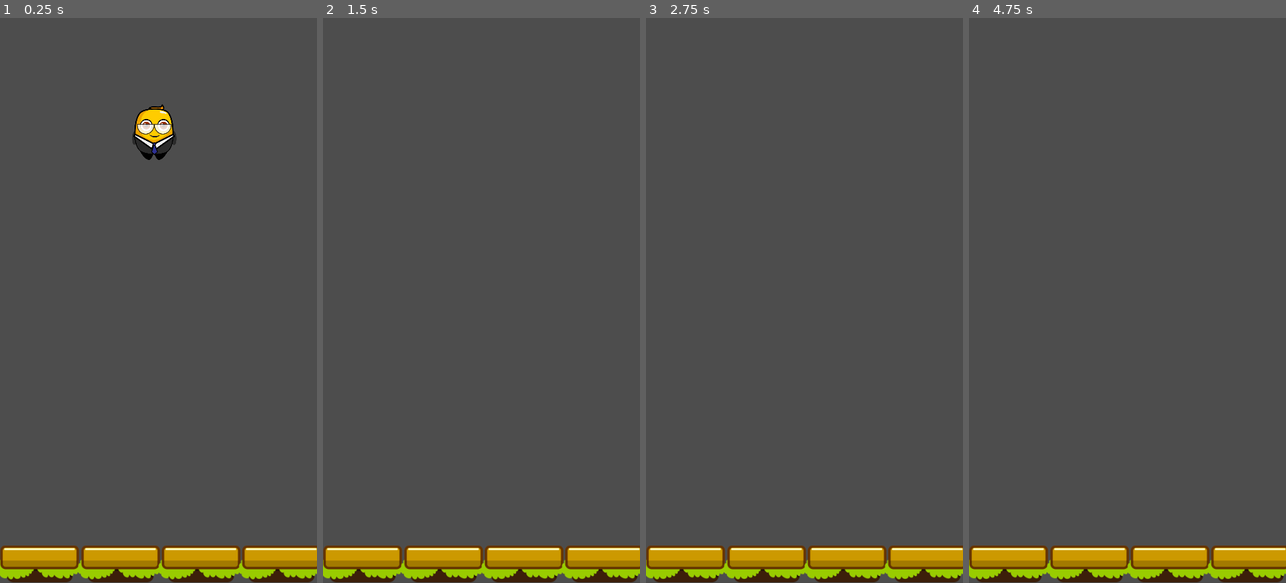
Above: before the commit, frames 1-4 (left to right).
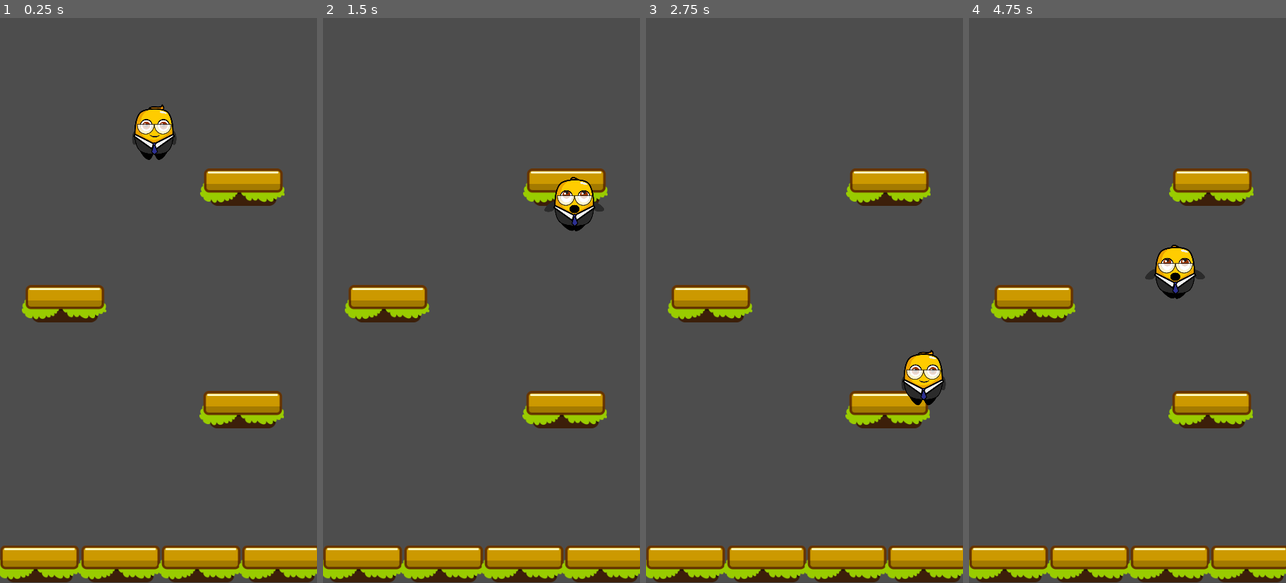
Above: after the commit, the same moments.

Repository: BlurryGames/JumperJam
Game: Godot game, scene res://scenes/main.tscn
The game is run twice, just before and just after one commit, with the same random seed, the same clock (stepped at 60 frames per second) and the same inputs. The project has no main scene, so this scene is started directly.
Inputs:
- Up to frame 1 (0.25 s): no input
- Up to frame 2 (1.5 s): hold D (MoveRight) 0.53-1.28 s; hold A (MoveLeft) from 1.28 s (still down)
- Up to frame 3 (2.75 s): release A (MoveLeft) at 2.03 s; hold D (MoveRight) from 2.03 s (still down)
- Up to frame 4 (4.75 s): release D (MoveRight) at 3.53 s; hold A (MoveLeft) from 3.53 s (still down)

The runs differ from the first frame. In frame 1, 4.8% of the frame differs, in the area x 6-90%, y 26-73%; in frame 2, 5.3%; in frame 3, 5.7%; in frame 4, 5.9%.

Commit message:
Section2: Mobile Gameplay / Lesson7: Player Jump

Diff:
--- a/Scripts/Platform.gd
+++ b/Scripts/Platform.gd
@@ -2,4 +2,5 @@
 
 func _on_body_entered(body: Node2D)-> void:
 	if body is Player:
-		pass
+		if body.velocity.y > 0.0:
+			body.jump()
--- a/Scripts/Player.gd
+++ b/Scripts/Player.gd
@@ -1,13 +1,24 @@
 class_name Player extends CharacterBody2D
+
+@onready var animator: AnimationPlayer = $AnimationPlayer
 
 var viewportSize: Vector2 = Vector2.ZERO
 
 var speed: float = 300.0
 var gravity: float = 15.0
 var maxFallVelocity: float = 1000.0
+var jumpVelocity: float = -800.0
 
 func _ready()-> void:
 	viewportSize = get_viewport_rect().size
+
+func _process(_delta: float)-> void:
+	if velocity.y > 0.0:
+		if animator.current_animation != "Fall":
+			animator.play("Fall")
+	elif velocity.y < 0.0:
+		if animator.current_animation != "Jump":
+			animator.play("Jump")
 
 func _physics_process(_delta: float)-> void:
 	velocity.y += gravity
@@ -27,3 +38,6 @@
 		global_position.x = -margin
 	elif global_position.x < -margin:
 		global_position.x = viewportSize.x + margin
+
+func jump()-> void:
+	velocity.y = jumpVelocity
--- a/scenes/game.tscn
+++ b/scenes/game.tscn
@@ -21,3 +21,12 @@
 
 [node name="Platform4" parent="." instance=ExtResource("3_mjv2u")]
 position = Vector2(412, 896)
+
+[node name="Platform5" parent="." instance=ExtResource("3_mjv2u")]
+position = Vector2(346, 634)
+
+[node name="Platform6" parent="." instance=ExtResource("3_mjv2u")]
+position = Vector2(43, 454)
+
+[node name="Platform7" parent="." instance=ExtResource("3_mjv2u")]
+position = Vector2(347, 256)
